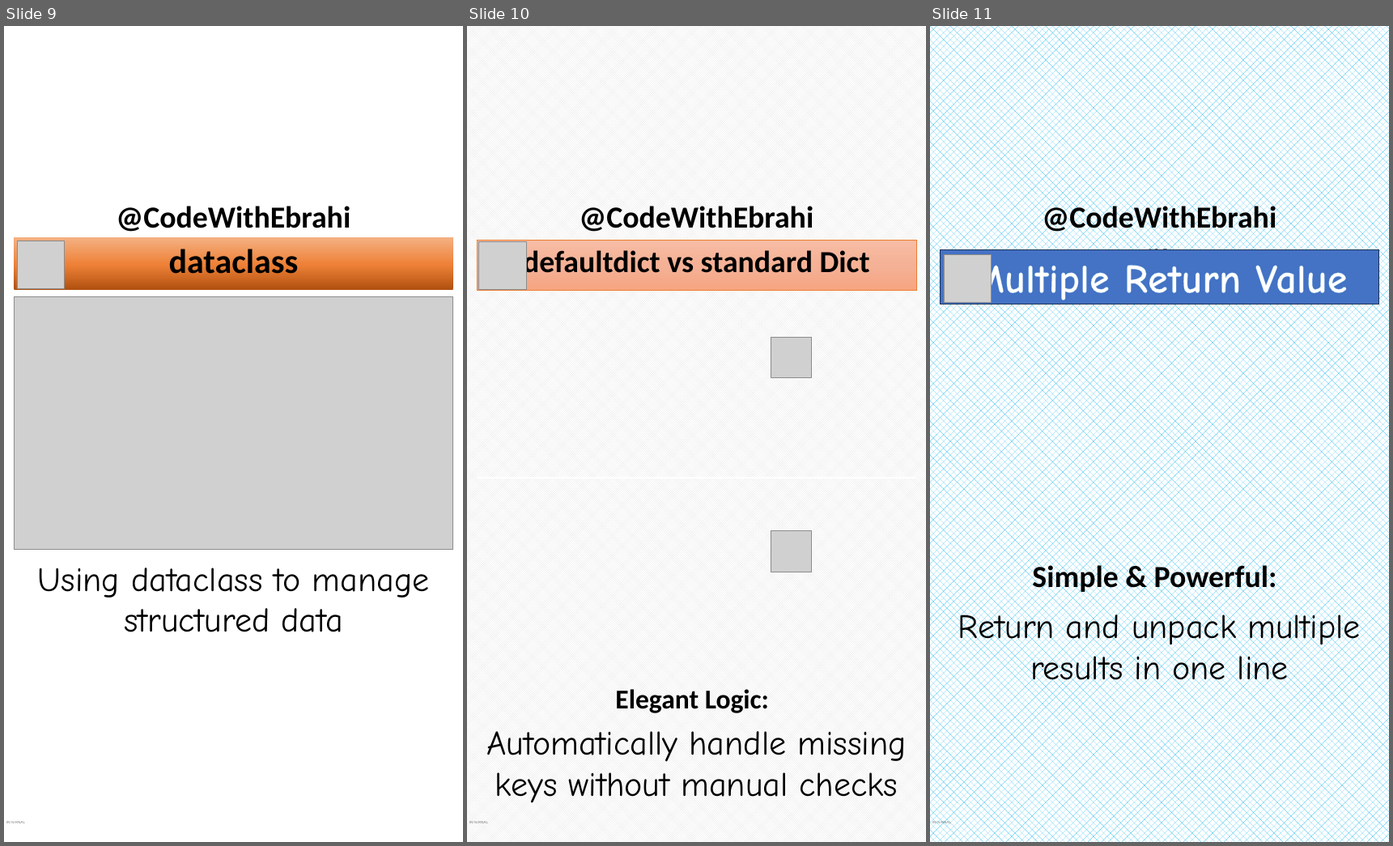
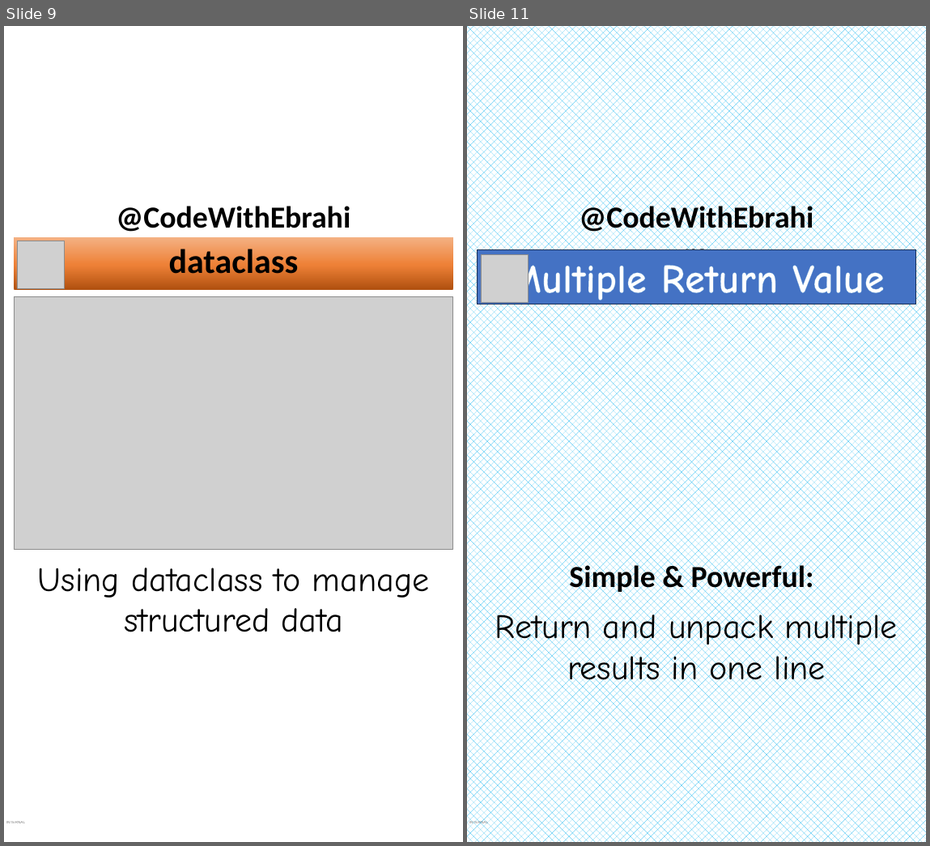
Before and after one commit to ebrahimsalehi1/python_codes, a slide deck: assets/images.pptx. Shown side by side, each under a label of ours: slides 9, 10 and 11 before the commit, slides 9 and 11 after it; the slides between them are not shown. The pictures are 1393x846 and 930x846 pixels, drawn with LibreOffice and Linux fonts; fonts in the diff are those of the drawing; grey boxes stand for pictures; background and template pictures are left out. Boxes give left, top, right and bottom in pixels: in the first picture for what was removed or moved away, otherwise in the second. Text is boxed around its words. In the diff, an @@ line names an element or a change of style, - is before the commit and + after.

```diff
--- a/assets/images.pptx
+++ b/assets/images.pptx
@@ slide 10 removed at [467,26,926,842], background pattern #E7E6E6 on #FFFFFF; not listed: 2 template elements that a slide beside it also shows @@
@@ rectangle removed at [478,241,917,291] @@
-defaultdict vs standard Dict
@@ picture removed at [479,242,526,289] @@
@@ picture removed at [771,338,811,378] @@
@@ line removed from (477, 478) to (916, 478) @@
@@ picture removed at [771,531,811,572] @@
@@ text removed at [615,689,769,714] @@
-Elegant Logic:
@@ text removed at [486,732,906,804] @@
-Automatically handle missing keys without manual checks
```
Also in this commit, not shown: 3 slides added, 2 other slides removed, 12 other files.
